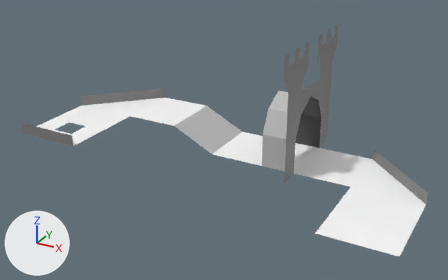
A saved change to the Blender file levels/level_00.blend.
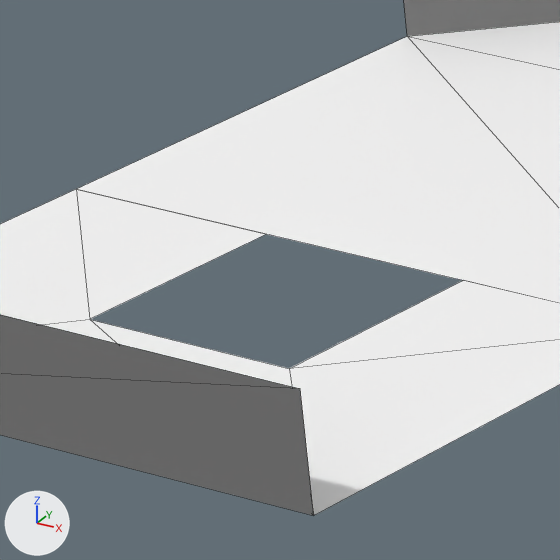
Each version is shown whole from a camera (50 mm lens) standing at (24.55, -40.18, 23.77) and looking at (0.89, 2.82, 2.27), then close up on the part from 10% to 21% of the width and 37% to 54% of the height. Every picture has the same lights, and +X, +Y and +Z are marked at lower left. The close-ups show mesh edges as thin lines.

Script lines for the objects in view, before the commit:
```python
me_plane_001 = bpy.data.meshes.new('Plane.001')
me_plane_001.from_pydata(...)  # 74 vertices, 14 faces; spans x -16.0..18.0, y -4.0..13.0, z 0.0..11.0
# faces by material slot: [3, 4, 4, 3]
me_plane_001.materials.append(mat_m1)  # black #404040
me_plane_001.materials.append(mat_m2)  # grey #808080
me_plane_001.materials.append(mat_m3)  # light grey #c0c0c0
me_plane_001.materials.append(mat_m4)  # white #ffffff
# before: 0 (-16.0, 4.0, 2.0) at pixel (407, 36), 1 (-10.0, 10.0, 2.0), 12 (-5.0, 10.0, 2.0), 13 (-5.0, 4.0, 2.0), 14 (-10.0, 4.0, 2.0)
# before: 15 (-10.0, 0.0, 2.0), 29 (-16.0, 0.0, 2.0) at pixel (76, 189), 66 (-14.0, 0.0, 2.0) at pixel (266, 234), 67 (-16.0, -4.0, 2.0), 68 (-14.0, -2.0, 2.0) at pixel (89, 319)
# before: 69 (-10.0, -4.0, 2.0) at pixel (313, 515), 70 (-12.0, -2.0, 2.0) at pixel (289, 368), 71 (-12.0, 0.0, 2.0) at pixel (463, 280)
ob_plane = bpy.data.objects.new('Plane', me_plane_001)
ob_plane.location = (0.0, 0.0, 0.0)
_m = ob_plane.modifiers.new('Triangulate', 'TRIANGULATE')
_m.quad_method = 'BEAUTY'
```
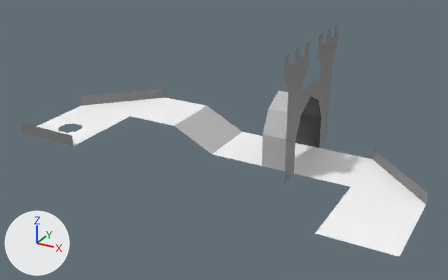
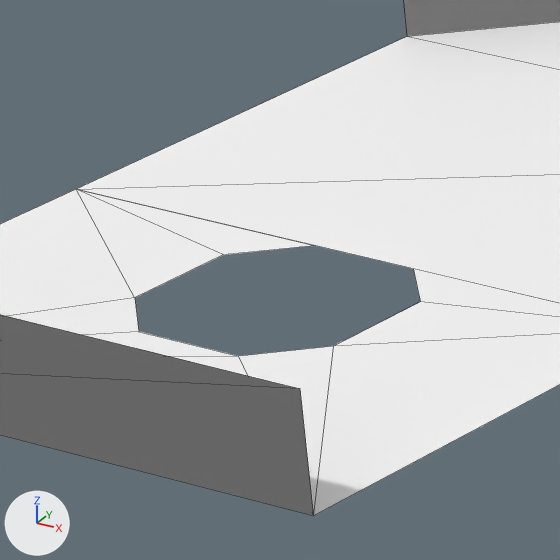
Scene script edits in JSON lines:
```json
{"block": "me_plane_001", "where": "me_plane_001.from_pydata(...)  # 74 vertices, 14 faces; spans x -16.0..18.0, y -4.0..13.0, z 0.0..11.0"}
{"block": "me_plane_001", "where": "# used by ob_plane; location = (0.0, 0.0, 0.0)"}
{"block": "me_plane_001", "where": "# verts and faces of me_plane_001; kept vertices keep their numbers, new ones are numbered from 74"}
{"block": "me_plane_001", "change": "me_plane_001 part 1"}
{"op": "add", "block": "me_plane_001", "code": "delete_faces([(0, 29, 15, 14, 13, 12, 1), (15, 71, 70, 68, 66, 29, 67, 69)])"}
{"op": "add", "block": "me_plane_001", "code": "verts[66] = (-13.5, 0.0, 2.0)  # moved, pixel (315, 245)"}
{"op": "add", "block": "me_plane_001", "code": "verts[68] = (-14.0, -0.5, 2.0)  # moved, pixel (223, 254)"}
{"op": "add", "block": "me_plane_001", "code": "verts[70] = (-12.0, -0.5, 2.0)  # moved, pixel (420, 301)"}
{"op": "add", "block": "me_plane_001", "code": "verts[71] = (-12.5, 0.0, 2.0)  # moved, pixel (413, 268)"}
{"op": "add", "block": "me_plane_001", "code": "verts[74] = (-14.0, -1.5, 2.0)  # pixel (134, 297)"}
{"op": "add", "block": "me_plane_001", "code": "verts[75] = (-13.5, -2.0, 2.0)  # pixel (138, 331)"}
{"op": "add", "block": "me_plane_001", "code": "verts[76] = (-12.0, -1.5, 2.0)  # pixel (333, 346)"}
{"op": "add", "block": "me_plane_001", "code": "verts[77] = (-12.5, -2.0, 2.0)  # pixel (238, 356)"}
{"op": "add", "block": "me_plane_001", "code": "faces += [(0, 14, 13, 12, 1), (15, 69, 67, 29, 66, 68, 74, 75, 77, 76, 70, 71), (0, 29, 15, 14)]  # mat_m4 (white #ffffff)"}
```

Changed parts and their boxes [x1, y1, x2, y2] in the close-ups (560 x 560 px; the box of a moved part takes in the faces that stretch with it):
```json
{"part": 1, "of": "me_plane_001", "change": "moved or reshaped", "before": [4, 36, 560, 515], "after": [4, 36, 560, 515]}
```
